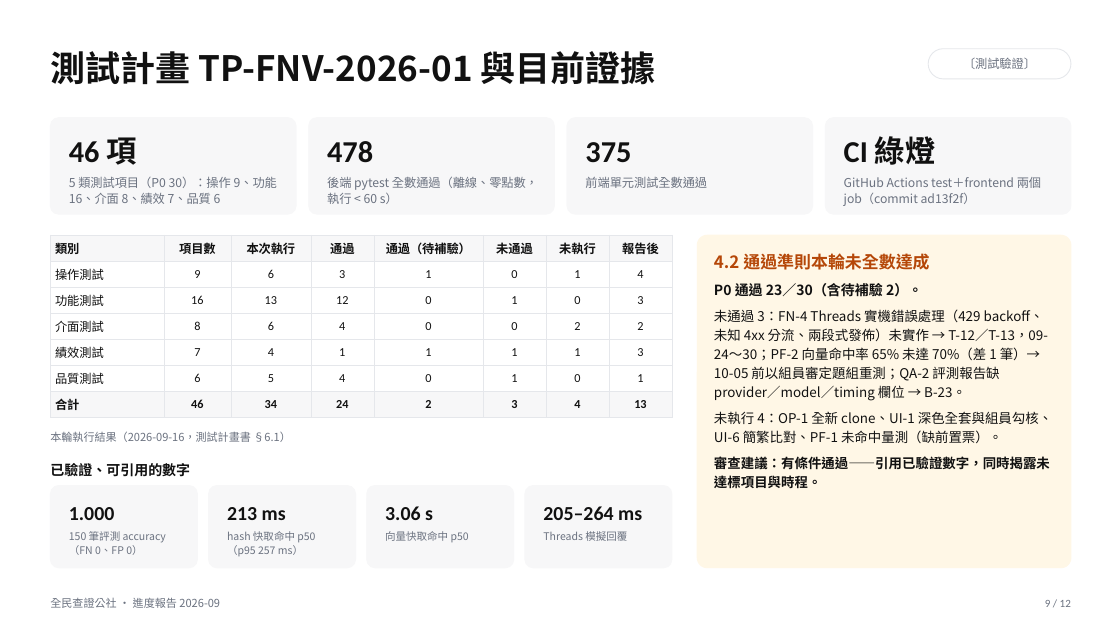
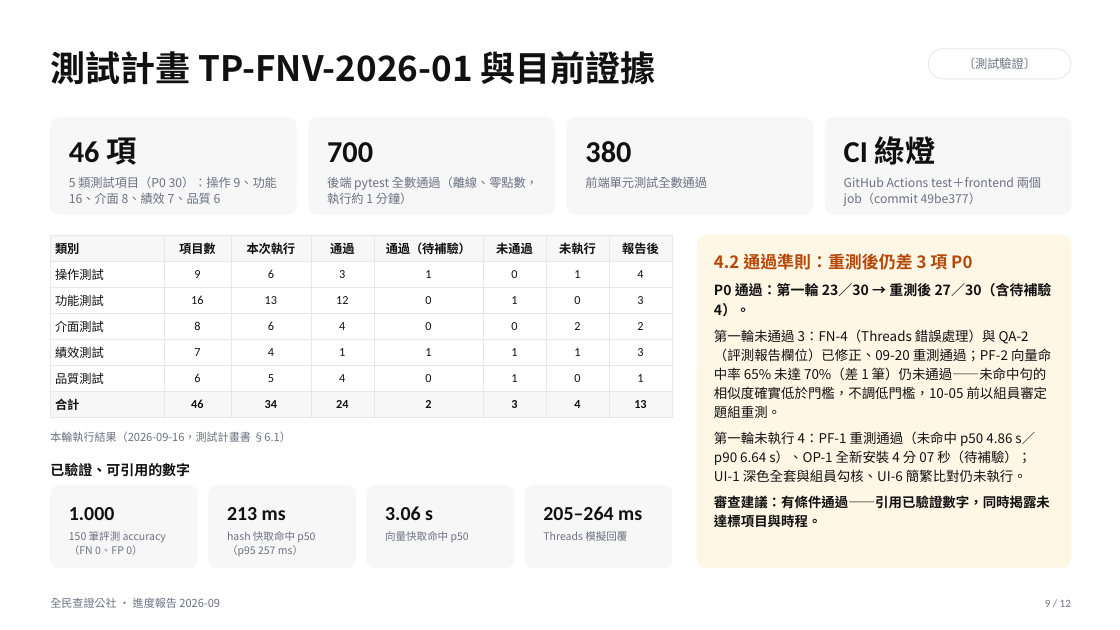
Before and after one commit to cansfakenewsverify/AI-Fake-News-Verification-System, a slide deck: slide 9 of presentations/2026-09_進度報告/01_投影片_進度報告.pptx. Drawn at 1120x630 pixels with LibreOffice and Linux fonts; fonts in the diff are those of the drawing. Boxes give left, top, right and bottom in pixels: in the first picture for what was removed or moved away, otherwise in the second. Text is boxed around its words. In the diff, an @@ line names an element or a change of style, - is before the commit and + after.

```diff
--- a/presentations/2026-09_進度報告/01_投影片_進度報告.pptx
+++ b/presentations/2026-09_進度報告/01_投影片_進度報告.pptx
@@ text at [327, 142, 373, 163]: text changed @@
-478
+700
@@ text at [585, 141, 631, 163]: text changed @@
-375
+380
@@ text at [327, 177, 538, 204]: text changed @@
-後端 pytest 全數通過（離線、零點數，執行 < 60 s）
+後端 pytest 全數通過（離線、零點數，執行約 1 分鐘）
@@ text at [844, 177, 1041, 206]: text changed @@
-GitHub Actions test＋frontend 兩個 job（commit ad13f2f）
+GitHub Actions test＋frontend 兩個 job（commit 49be377）
@@ text at [714, 253, 1052, 482]: text changed @@
-4.2 通過準則本輪未全數達成
-P0 通過 23／30（含待補驗 2）。
-未通過 3：FN-4 Threads 實機錯誤處理（429 backoff、未知 4xx 分流、兩段式發佈）未實作 → T-12／T-13，09-24～30；PF-2 向量命中率 65% 未達 70%（差 1 筆）→ 10-05 前以組員審定題組重測；QA-2 評測報告缺 provider／model／timing 欄位 → B-23。
-未執行 4：OP-1 全新 clone、UI-1 深色全套與組員勾核、UI-6 簡繁比對、PF-1 未命中量測（缺前置票）。
+4.2 通過準則：重測後仍差 3 項 P0
+P0 通過：第一輪 23／30 → 重測後 27／30（含待補驗 4）。
+第一輪未通過 3：FN-4（Threads 錯誤處理）與 QA-2（評測報告欄位）已修正、09-20 重測通過；PF-2 向量命中率 65% 未達 70%（差 1 筆）仍未通過——未命中句的相似度確實低於門檻，不調低門檻，10-05 前以組員審定題組重測。
+第一輪未執行 4：PF-1 重測通過（未命中 p50 4.86 s／p90 6.64 s）、OP-1 全新安裝 4 分 07 秒（待補驗）；UI-1 深色全套與組員勾核、UI-6 簡繁比對仍未執行。
```
Also in this commit, not shown: 1 other slide changed, 10 other files.
